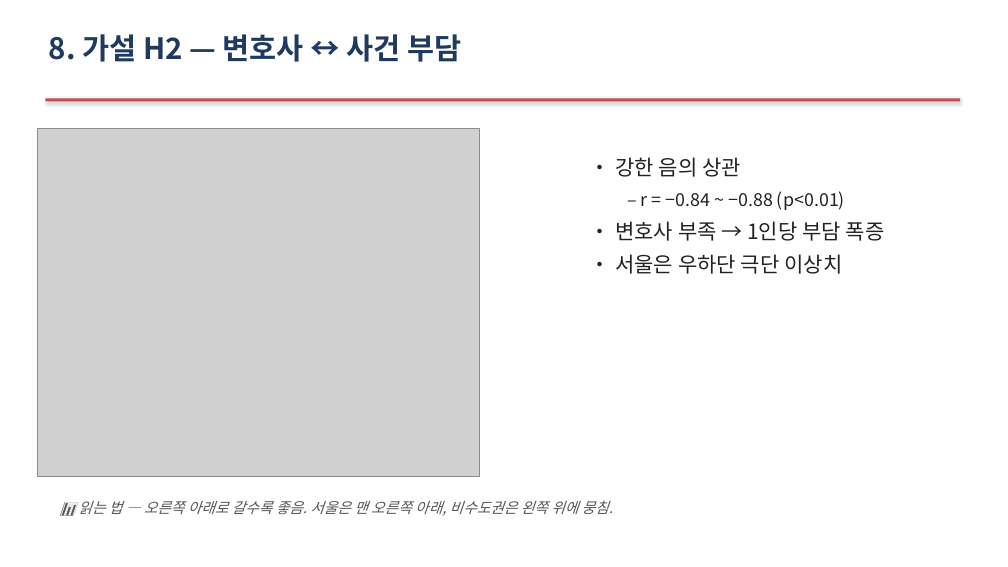
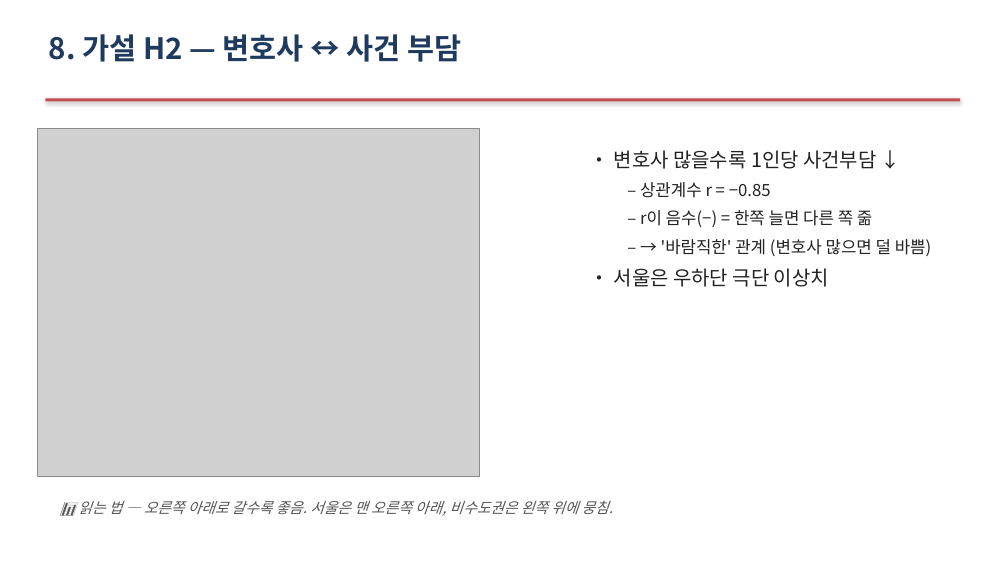
Before and after one commit to Allenkeem/llai-project, a slide deck: slide 13 of reports/발표자료.pptx (slide 14 before the commit). Drawn at 1008x567 pixels with LibreOffice and Linux fonts; fonts in the diff are those of the drawing; grey boxes stand for pictures. Boxes give left, top, right and bottom in pixels: in the first picture for what was removed or moved away, otherwise in the second. Text is boxed around its words. In the diff, an @@ line names an element or a change of style, - is before the commit and + after.

```diff
--- a/reports/발표자료.pptx
+++ b/reports/발표자료.pptx
@@ text "• 변호사 많을수록 1인당 사건부담 ..." moved from (x1=615, y1=157, x2=885, y2=274) to (x1=614, y1=150, x2=932, y2=287) @@
@@ text at (x1=614, y1=150, x2=932, y2=256): text changed; size 17 to 16 pt @@
-• 강한 음의 상관
-  – r = −0.84 ~ −0.88 (p<0.01)
-• 변호사 부족 → 1인당 부담 폭증
+• 변호사 많을수록 1인당 사건부담 ↓
+  – 상관계수 r = −0.85
+  – r이 음수(−) = 한쪽 늘면 다른 쪽 줆
+  – → '바람직한' 관계 (변호사 많으면 덜 바쁨)
@@ text at (x1=614, y1=268, x2=829, y2=287): size 20 to 19 pt in "• 서울은 우하단 극단 이상치" @@
```
Also in this commit, not shown: 11 other slides changed, 5 other files.
